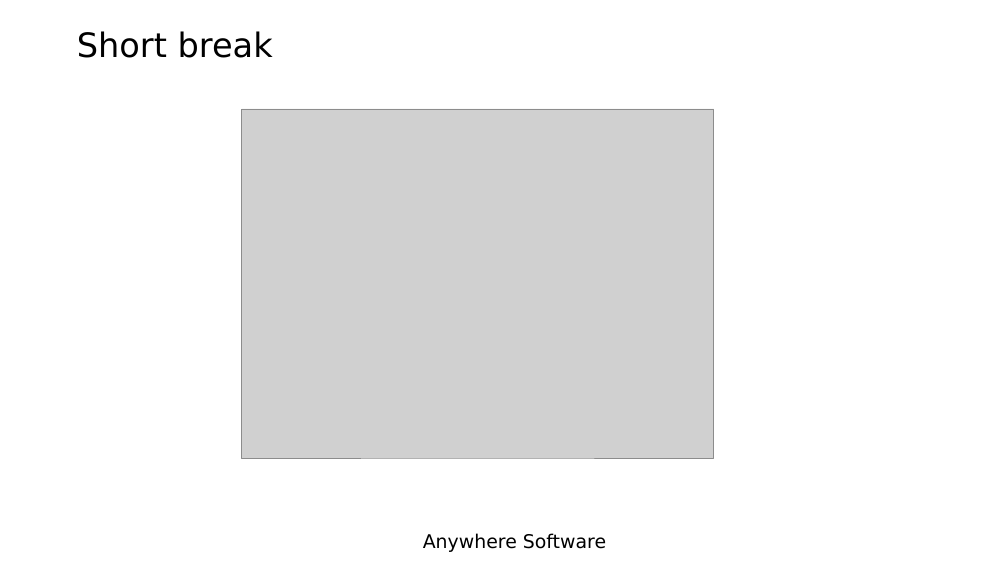
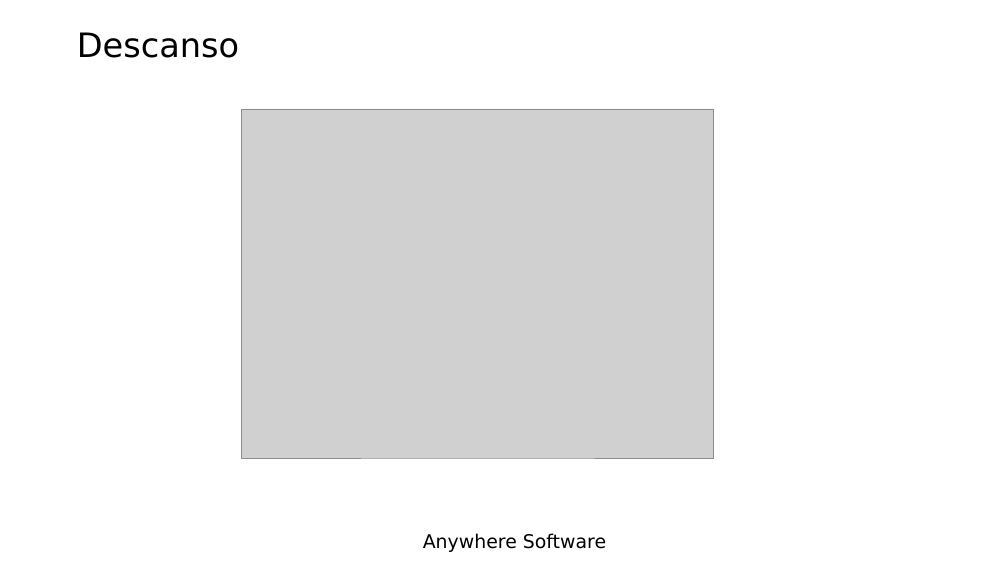
Before and after one commit to Lamashino/Teaching-B4J, a slide deck: slide 19 of Tema 5 - Diseñador/Tema 5 - Diseñador.pptx. Drawn at 1008x567 pixels with LibreOffice and Linux fonts; fonts in the diff are those of the drawing; grey boxes stand for pictures; background and template pictures are left out. Boxes give left, top, right and bottom in pixels: in the first picture for what was removed or moved away, otherwise in the second. Text is boxed around its words. In the diff, an @@ line names an element or a change of style, - is before the commit and + after.

```diff
--- a/Tema 5 - Diseñador/Tema 5 - Diseñador.pptx
+++ b/Tema 5 - Diseñador/Tema 5 - Diseñador.pptx
@@ title at (77,32,239,58): text changed @@
-Short break
+Descanso
```
Also in this commit, not shown: 9 other slides changed, 10 slides added, 10 slides removed, 2 other files.
